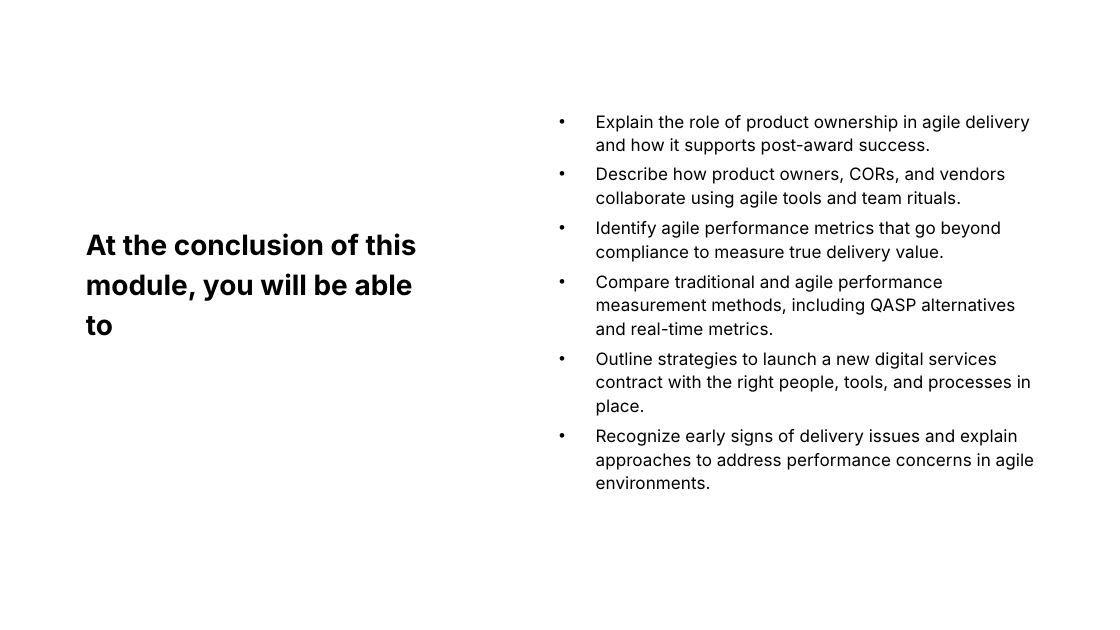
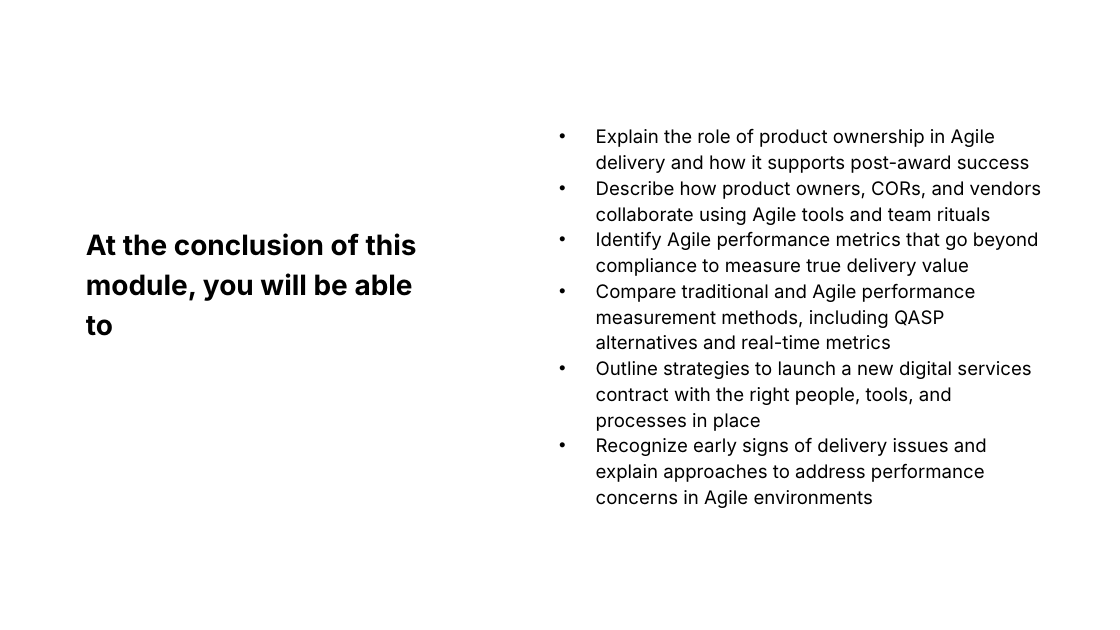
Before and after one commit to usds/ditap-curriculum-update, a slide deck: slide 3 of 3_Curriculum/3A_DITAP-Core-Curriculum/Module-4/In-Class Materials/1_Module 4 Presentation.pptx. Drawn at 1120x630 pixels with LibreOffice and Linux fonts; fonts in the diff are those of the drawing. Boxes give left, top, right and bottom in pixels: in the first picture for what was removed or moved away, otherwise in the second. Text is boxed around its words. In the diff, an @@ line names an element or a change of style, - is before the commit and + after.

```diff
--- a/3_Curriculum/3A_DITAP-Core-Curriculum/Module-4/In-Class Materials/1_Module 4 Presentation.pptx
+++ b/3_Curriculum/3A_DITAP-Core-Curriculum/Module-4/In-Class Materials/1_Module 4 Presentation.pptx
@@ text at box(596, 128, 1041, 508): text changed; size 11 to 12 pt @@
-• Explain the role of product ownership in agile delivery and how it supports post-award success.
-• Describe how product owners, CORs, and vendors collaborate using agile tools and team rituals.
-• Identify agile performance metrics that go beyond compliance to measure true delivery value.
-• Compare traditional and agile performance measurement methods, including QASP alternatives and real-time metrics.
-• Outline strategies to launch a new digital services contract with the right people, tools, and processes in place.
-• Recognize early signs of delivery issues and explain approaches to address performance concerns in agile environments.
+• Explain the role of product ownership in Agile delivery and how it supports post-award success
+• Describe how product owners, CORs, and vendors collaborate using Agile tools and team rituals
+• Identify Agile performance metrics that go beyond compliance to measure true delivery value
+• Compare traditional and Agile performance measurement methods, including QASP alternatives and real-time metrics
+• Outline strategies to launch a new digital services contract with the right people, tools, and processes in place
+• Recognize early signs of delivery issues and explain approaches to address performance concerns in Agile environments
```
Also in this commit, not shown: 33 other slides changed, 10 other files.
